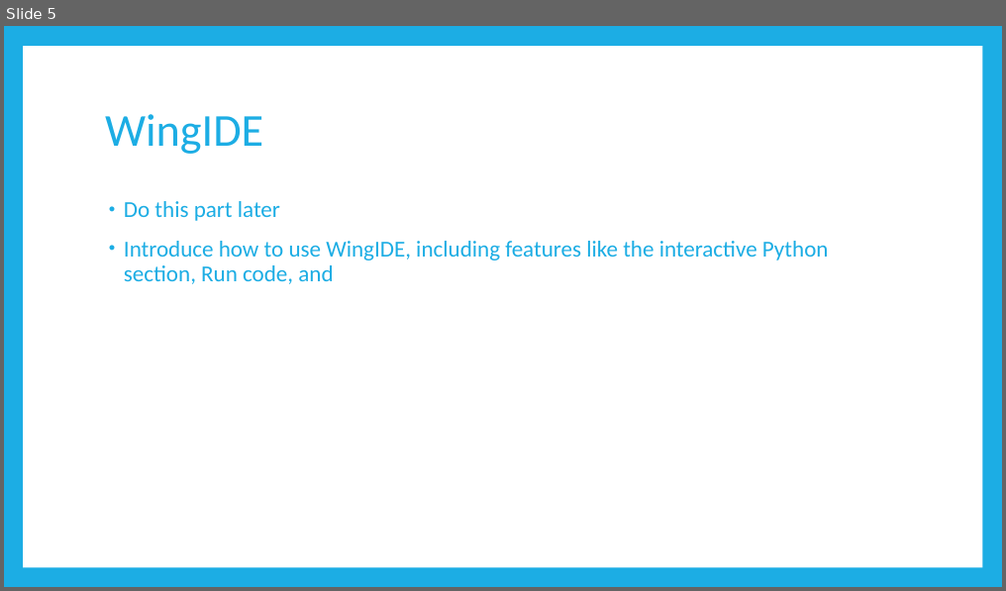
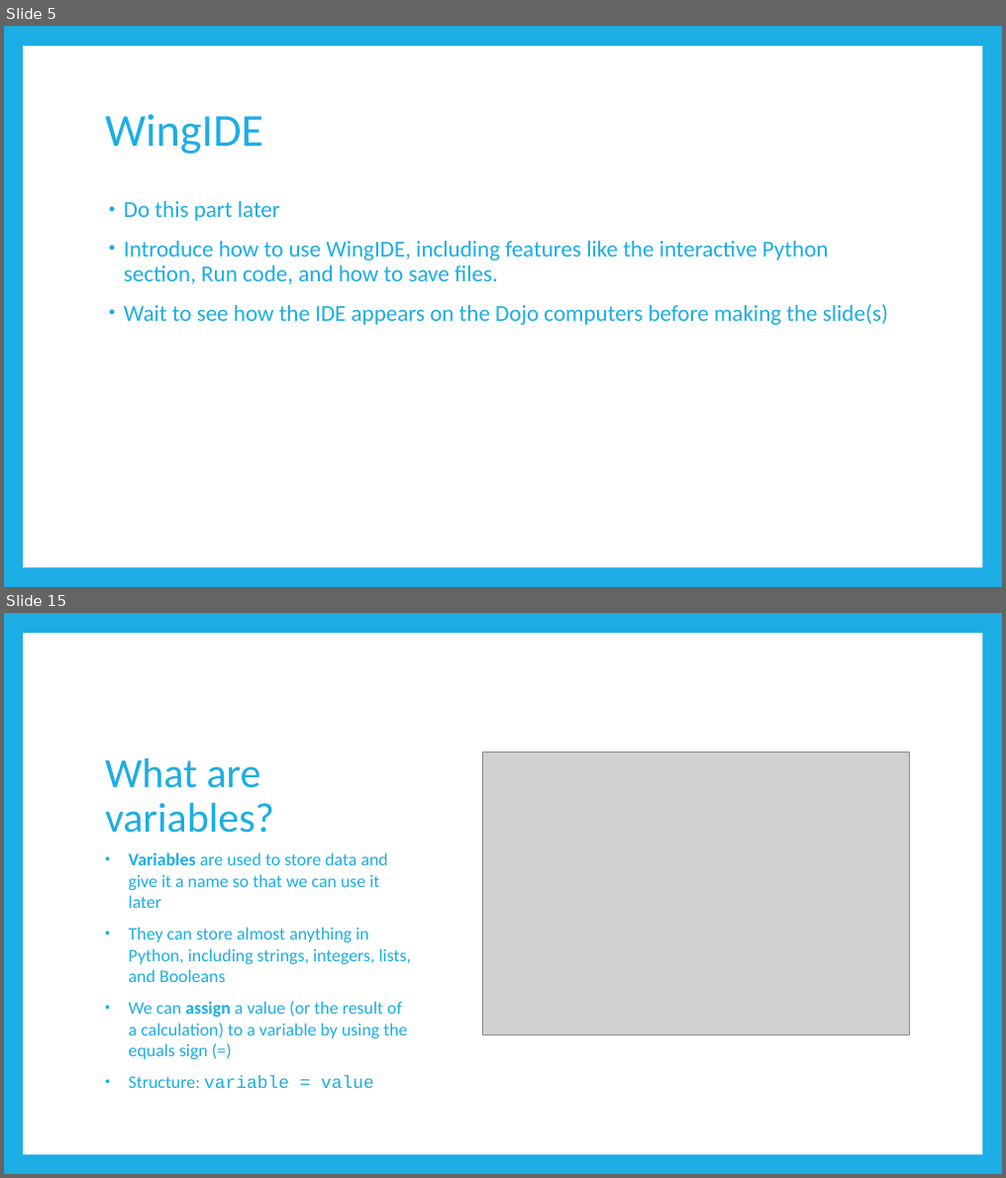
Before and after one commit to TristinSchlauch11/code-ninjas-python, a slide deck: Intro to Python.pptx. Shown one above the other, each under a label of ours: slide 5 before the commit, slides 5 and 15 after it; the slides between them are not shown. The pictures are 1006x591 and 1006x1178 pixels, drawn with LibreOffice and Linux fonts; fonts in the diff are those of the drawing; grey boxes stand for pictures. Boxes give left, top, right and bottom in pixels: in the first picture for what was removed or moved away, otherwise in the second. Text is boxed around its words. In the diff, an @@ line names an element or a change of style, - is before the commit and + after.

Commit message:
Updated PowerPoint, done basics, variables, and inputs

```diff
--- a/Intro to Python.pptx
+++ b/Intro to Python.pptx
@@ slide 15 added at box(4, 613, 1002, 1174), background #1CADE4; not listed: 1 template element that a slide beside it also shows @@
@@ title added at box(105, 759, 274, 833), 40 pt, text #1CADE4 @@
+What are variables?
@@ picture added at box(483, 753, 910, 1035) @@
@@ text added at box(129, 853, 411, 1088), 17 pt, text #1CADE4 @@
+• Variables are used to store data and give it a name so that we can use it later
+• They can store almost anything in Python, including strings, integers, lists, and Booleans
+• We can assign a value (or the result of a calculation) to a variable by using the equals sign (=)
+• Structure: variable = value
@@ slide 5 changed as well @@
@@ text at box(124, 241, 888, 325): text changed @@
-• Introduce how to use WingIDE, including features like the interactive Python section, Run code, and
+• Introduce how to use WingIDE, including features like the interactive Python section, Run code, and how to save files.
+• Wait to see how the IDE appears on the Dojo computers before making the slide(s)
```
Also in this commit, not shown: 2 other slides changed, 17 other slides added, 1 other file.
